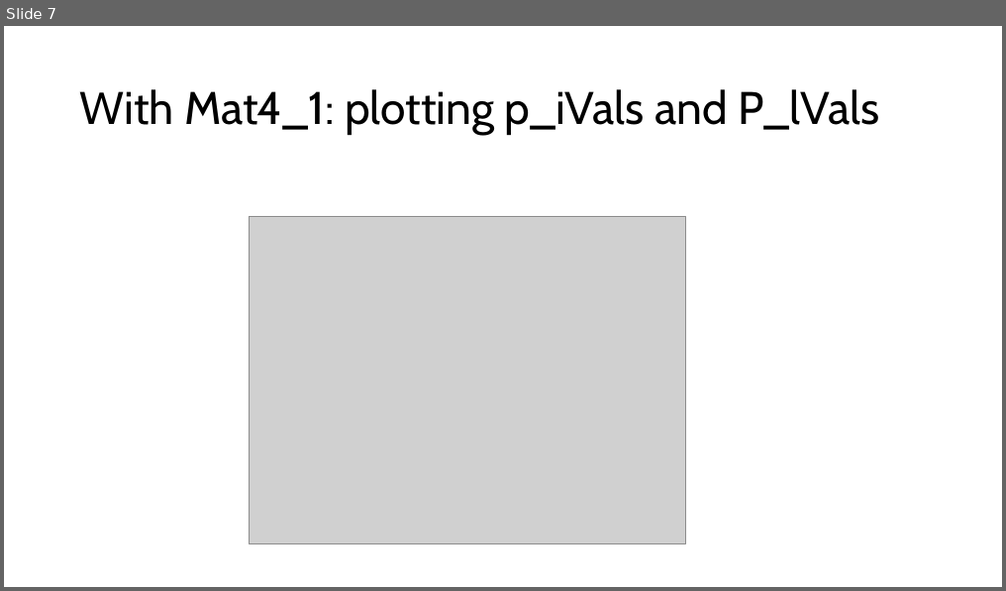
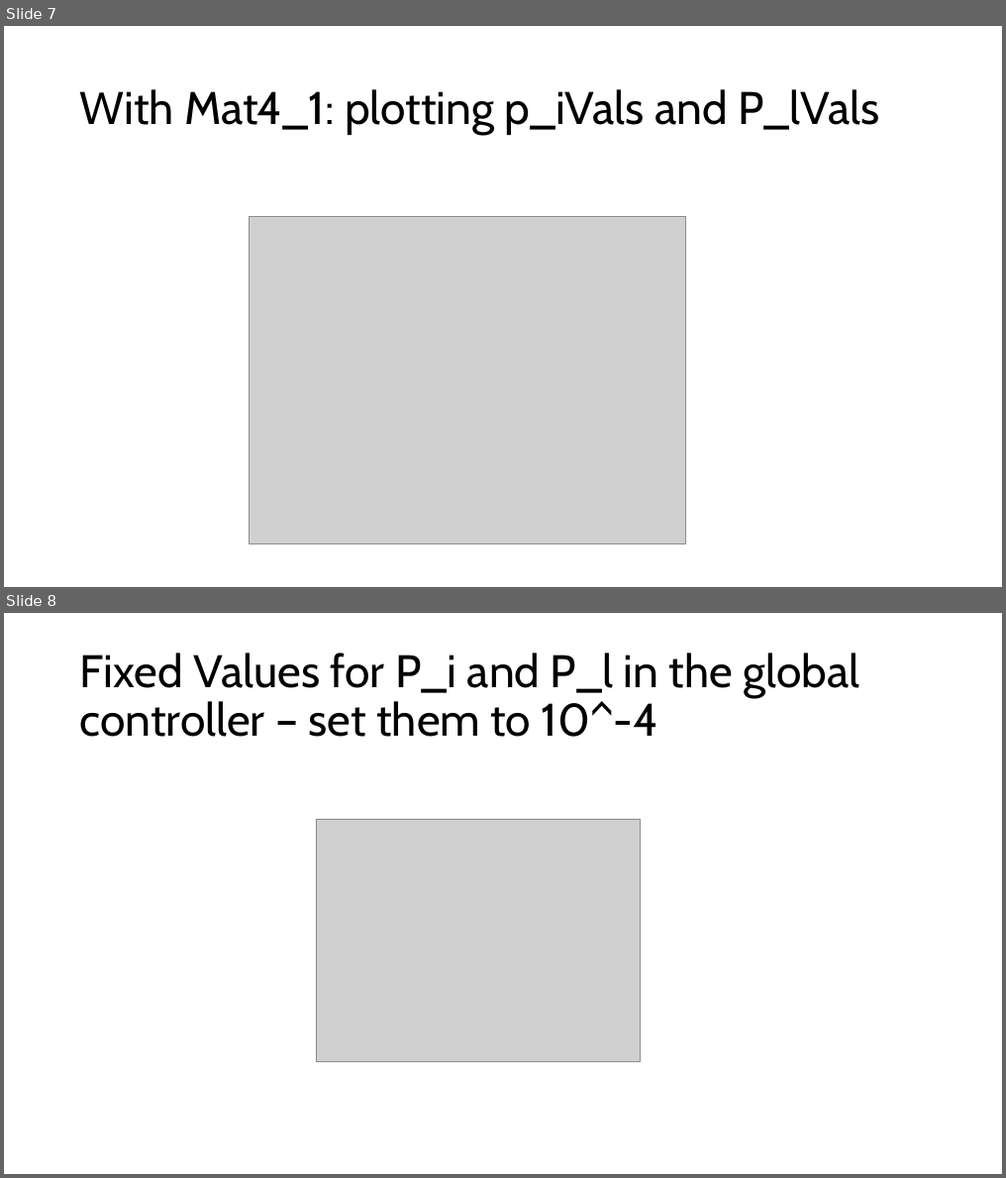
Before and after one commit to mjnajafi/Passivity-Control-DC-Microgrid, a slide deck: Results/Powepoint_Results.pptx. Shown one above the other, each under a label of ours: slide 7 before the commit, slides 7 and 8 after it. The pictures are 1006x591 and 1006x1178 pixels, drawn with LibreOffice and Linux fonts; fonts in the diff are those of the drawing; grey boxes stand for pictures. Boxes give left, top, right and bottom in pixels: in the first picture for what was removed or moved away, otherwise in the second. Text is boxed around its words. In the diff, an @@ line names an element or a change of style, - is before the commit and + after.

```diff
--- a/Results/Powepoint_Results.pptx
+++ b/Results/Powepoint_Results.pptx
@@ slide 8 added at [4, 613, 1002, 1174], background #FFFFFF @@
@@ title added at [80, 653, 859, 737], 44 pt, text #000000 @@
+Fixed Values for P_i and P_l in the global controller – set them to 10^-4
@@ picture added at [316, 819, 641, 1062] @@
```
Also in this commit, not shown: 2 other files.
